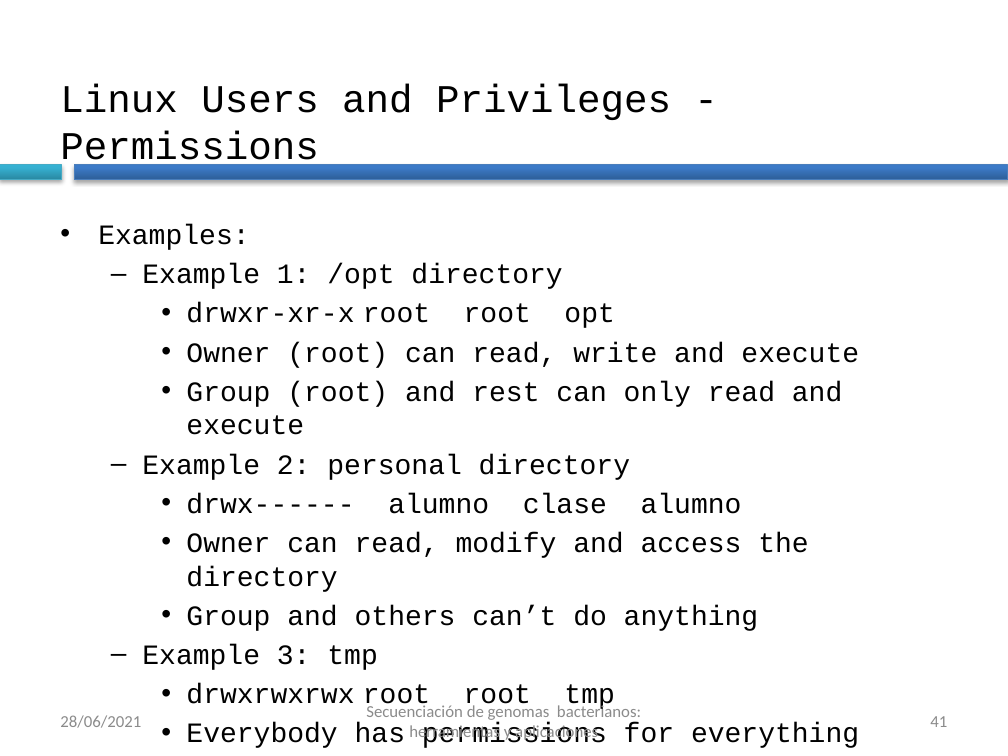
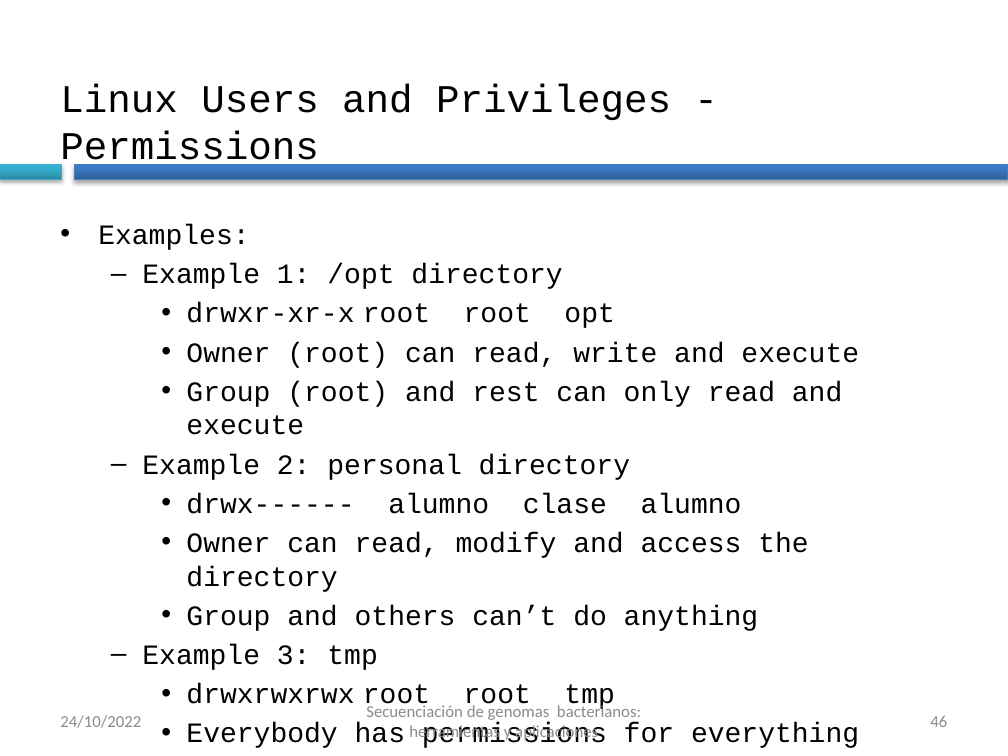
Before and after one commit to BU-ISCIII/curso_brotes_bacterianos_ngs, a slide deck: slide 46 of slides/talk2/curso_SeqGenBac_session1.2_linux.pptx (slide 41 before the commit). Drawn at 1008x756 pixels with LibreOffice and Linux fonts; fonts in the diff are those of the drawing; background and template pictures are left out. Boxes give left, top, right and bottom in pixels: in the first picture for what was removed or moved away, otherwise in the second. Text is boxed around its words. In the diff, an @@ line names an element or a change of style, - is before the commit and + after.

```diff
--- a/slides/talk2/curso_SeqGenBac_session1.2_linux.pptx
+++ b/slides/talk2/curso_SeqGenBac_session1.2_linux.pptx
@@ text at (60,715,141,728): text changed @@
-28/06/2021
+24/10/2022
@@ page number at (930,716,947,727): text changed @@
-41
+46
```
Also in this commit, not shown: 57 other slides changed, 5 slides added, 1 other file.
